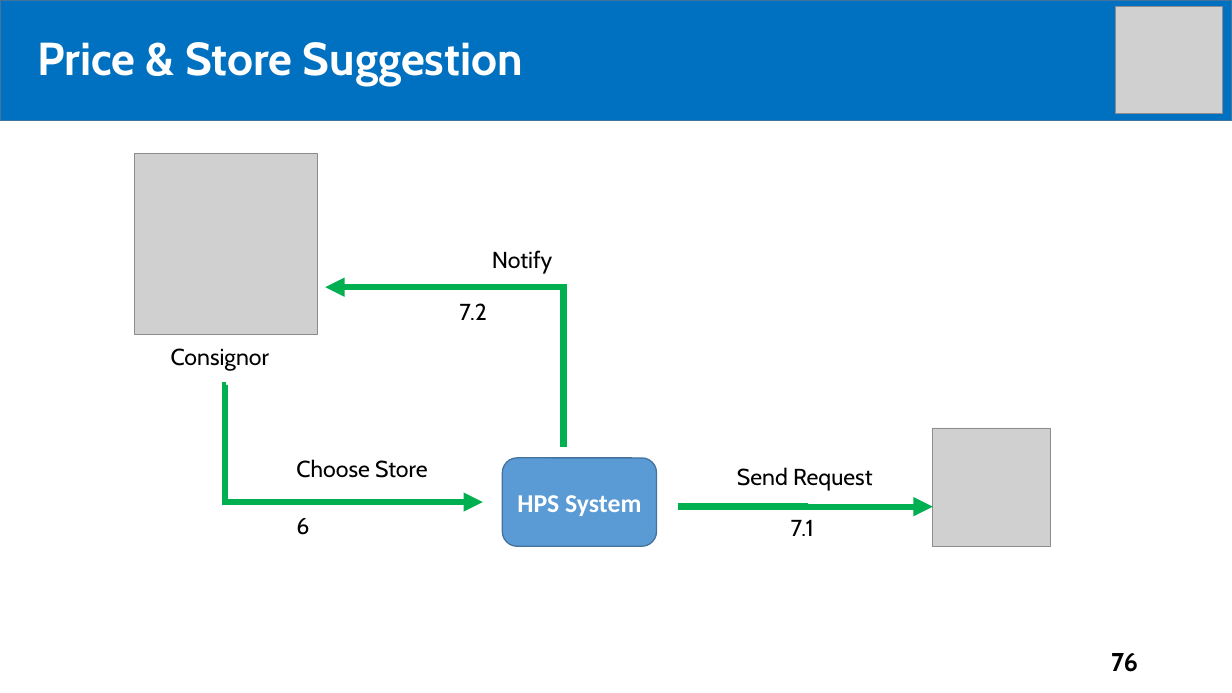
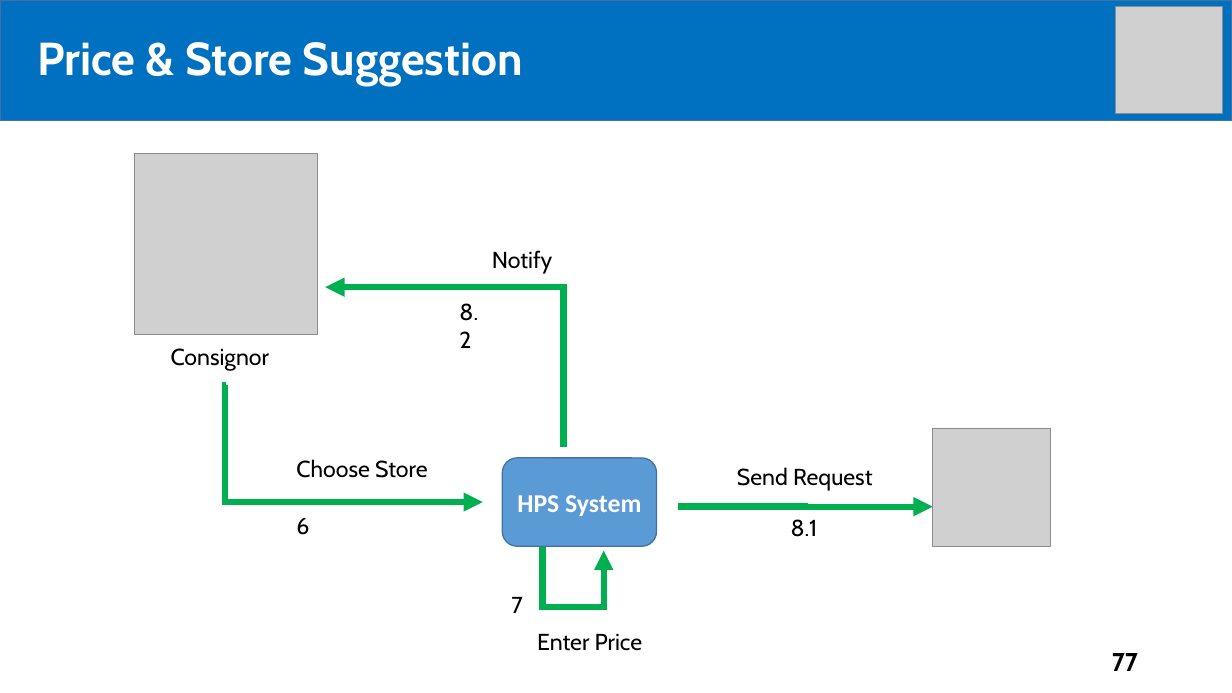
Before and after one commit to tiendan3108/CP, a slide deck: slide 77 of Source/Presentation/PreFinalPresentation.pptx (slide 76 before the commit). Drawn at 1232x693 pixels with LibreOffice and Linux fonts; fonts in the diff are those of the drawing; grey boxes stand for pictures. Boxes give left, top, right and bottom in pixels: in the first picture for what was removed or moved away, otherwise in the second. Text is boxed around its words. In the diff, an @@ line names an element or a change of style, - is before the commit and + after.

```diff
--- a/Source/Presentation/PreFinalPresentation.pptx
+++ b/Source/Presentation/PreFinalPresentation.pptx
@@ text at [459,303,478,348]: text changed @@
-7.2
+8.2
@@ elbow arrow added from (543, 486) to (604, 551), #00B050 5 pt @@
@@ text at [791,519,818,537]: text changed @@
-7.1
+8.1
@@ text added at [511,597,523,613], 18 pt, text #000000 @@
+7
@@ text added at [537,634,642,651], 18 pt, text #000000 @@
+Enter Price
@@ page number at [1112,653,1138,671]: text changed @@
-76
+77
```
Also in this commit, not shown: 6 other slides changed, 9 slides added, 1 other file.
